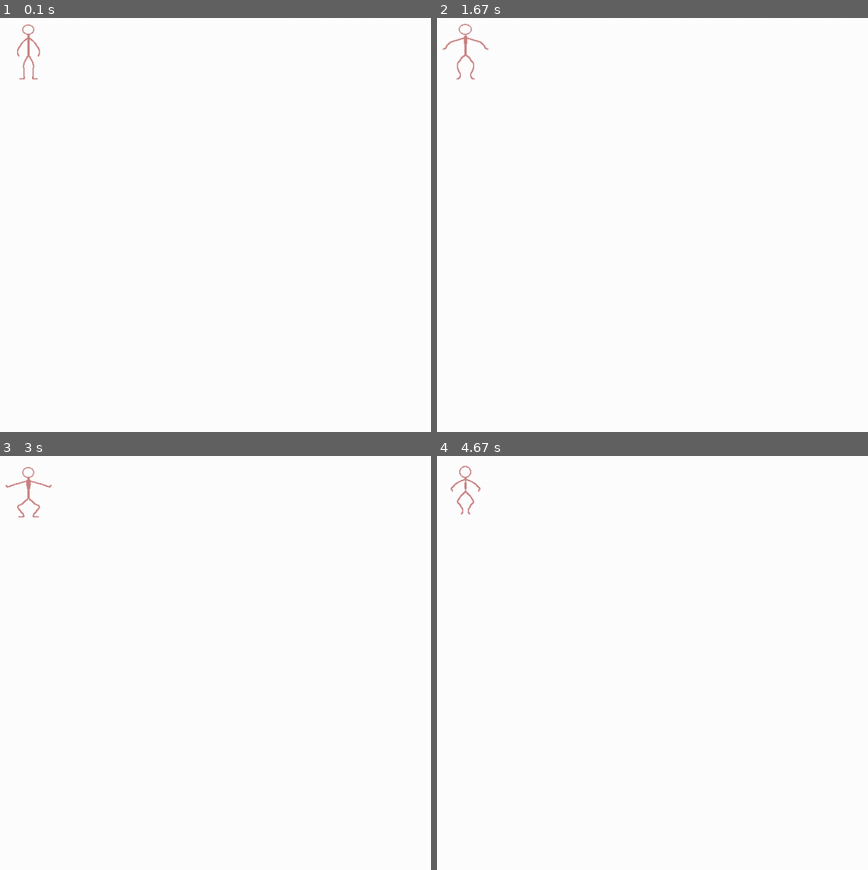
Above: before the commit, frames 1-4 (two rows, left to right).
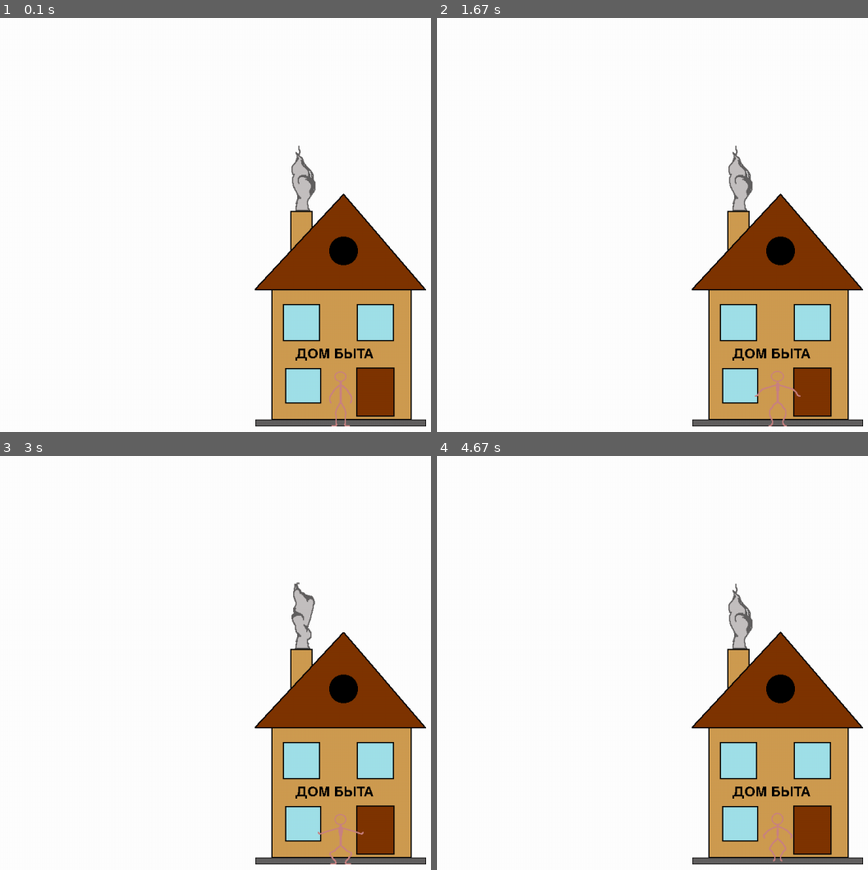
Above: after the commit, the same moments.

Repository: EgorAgafonov/Pygame_Practice
Game: pygame game, started from main.py
Same seed, same stepped clock (60 frames per second), same inputs: the game is played once before the commit and once after it.
Inputs:
- Up to frame 1 (0.1 s): no input
- Up to frame 2 (1.67 s): tap Space at 0.33, 1.23, 1.53 s
- Up to frame 3 (3 s): tap Space at 2.8 s
- Up to frame 4 (4.67 s): tap Space at 3.97, 4.27 s

The runs differ from the first frame. In frame 1, 17% of the frame differs, in the area x 4-99%, y 1-99%; in frame 2, 17%; in frame 3, 17%, in the area x 1-99%, y 2-99%; in frame 4, 17%.

Commit message:
Create new Calculator_PyQt5.py module

Diff:
--- /dev/null
+++ b/Calculator_PyQt5.py
@@ -0,0 +1,63 @@
+from PyQt5 import QtWidgets as qtw
+
+
+class MainWindow(qtw.QWidget):
+    """"""
+
+    def __init__(self):
+        super().__init__()
+        self.result_field = qtw.QLineEdit()
+        self.setWindowTitle('Калькулятор')
+        self.setLayout(qtw.QVBoxLayout())
+        self.keypad()
+        self.show()
+
+    def keypad(self):
+        """"""
+
+        container = qtw.QWidget()
+        container.setLayout(qtw.QGridLayout())
+        # Create buttons objects
+        btn_result = qtw.QPushButton('Enter')
+        btn_clear = qtw.QPushButton('Clear')
+        btn_9 = qtw.QPushButton('9')
+        btn_8 = qtw.QPushButton('8')
+        btn_7 = qtw.QPushButton('7')
+        btn_6 = qtw.QPushButton('6')
+        btn_5 = qtw.QPushButton('5')
+        btn_4 = qtw.QPushButton('4')
+        btn_3 = qtw.QPushButton('3')
+        btn_2 = qtw.QPushButton('2')
+        btn_1 = qtw.QPushButton('1')
+        btn_0 = qtw.QPushButton('0')
+        btn_plus = qtw.QPushButton('+')
+        btn_mins = qtw.QPushButton('-')
+        btn_mult = qtw.QPushButton('*')
+        btn_divd = qtw.QPushButton('/')
+
+        # Adding buttons(widgets) to the layout
+        container.layout().addWidget(self.result_field, 0, 0, 1, 4)
+        container.layout().addWidget(btn_result, 1, 0, 1, 2)
+        container.layout().addWidget(btn_clear, 1, 2, 1, 2)
+        container.layout().addWidget(btn_9, 2, 0)
+        container.layout().addWidget(btn_8, 2, 1)
+        container.layout().addWidget(btn_7, 2, 2)
+        container.layout().addWidget(btn_plus, 2, 3)
+        container.layout().addWidget(btn_6, 3, 0)
+        container.layout().addWidget(btn_5, 3, 1)
+        container.layout().addWidget(btn_4, 3, 2)
+        container.layout().addWidget(btn_mins, 3, 3)
+        container.layout().addWidget(btn_3, 4, 0)
+        container.layout().addWidget(btn_2, 4, 1)
+        container.layout().addWidget(btn_1, 4, 2)
+        container.layout().addWidget(btn_mult, 4, 3)
+        container.layout().addWidget(btn_0, 5, 0, 1, 3)
+        container.layout().addWidget(btn_divd, 5, 3)
+        self.layout().addWidget(container)
+
+
+
+
+app = qtw.QApplication([])
+mw = MainWindow()
+app.exec_()
--- /dev/null
+++ b/buildings.py
@@ -0,0 +1,28 @@
+import sys
+import pygame
+
+
+class House(pygame.sprite.Sprite):
+
+    def __init__(self, pos_x, pos_y):
+        super().__init__()
+        self.sprites = []
+        self.is_animating = False
+        self.sprites.append(pygame.image.load('images/house_1.png'))
+        self.sprites.append(pygame.image.load('images/house_2.png'))
+        self.sprites.append(pygame.image.load('images/house_3.png'))
+        self.current_sprite = 0
+        self.image = self.sprites[self.current_sprite]
+        self.rect = self.image.get_rect()
+        self.rect.center = [pos_x, pos_y]
+
+    def animate(self):
+
+        self.is_animating = True
+
+    def update(self, speed: int):
+        if self.is_animating:
+            self.current_sprite += speed
+            if self.current_sprite >= len(self.sprites):
+                self.current_sprite = 0
+            self.image = self.sprites[int(self.current_sprite)]
--- a/main.py
+++ b/main.py
@@ -1,6 +1,7 @@
 import sys
 import pygame
 from player import Player
+from buildings import House
 
 
 # General setup
@@ -14,26 +15,38 @@
 pygame.display.set_caption('Sprite animation')
 
 # Creating sprites and groups
-moving_sprites = pygame.sprite.Group()
-player = Player(100, 100)
-moving_sprites.add(player)
+moving_player = pygame.sprite.Group()
+moving_house = pygame.sprite.Group()
+player = Player(screen_width / 2, screen_height / 2 + 195)
+house = House(screen_width / 2, screen_height / 2)
+moving_house.add(house)
+moving_player.add(player)
+
+# Text Variables
+house_name = 'ДОМ БЫТА'
+text_settings = pygame.font.Font('freesansbold.ttf', 24)
 
 
 def run_game():
     while True:
         for event in pygame.event.get():
+            if event.type == pygame.QUIT:
+                pygame.quit()
+                sys.exit()
             if event.type == pygame.KEYDOWN:
                 if event.key == pygame.K_q:
                     pygame.quit()
                     sys.exit()
                 elif event.key == pygame.K_SPACE:
                     player.animate()
-
-
-
+        house.animate()
         screen.fill((255, 255, 255))
-        moving_sprites.draw(screen)
-        moving_sprites.update(0.2)
+        moving_house.draw(screen)
+        moving_player.draw(screen)
+        moving_house.update(0.1)
+        moving_player.update(0.2)
+        house_text = text_settings.render(house_name, False, 'black')
+        screen.blit(house_text, (screen_width / 2 - 80, screen_height / 2 + 105))
         pygame.display.flip()
         clock.tick(60)
 
Binary file added: images/house_1.png
Binary file added: images/house_2.png
Binary file added: images/house_3.png
